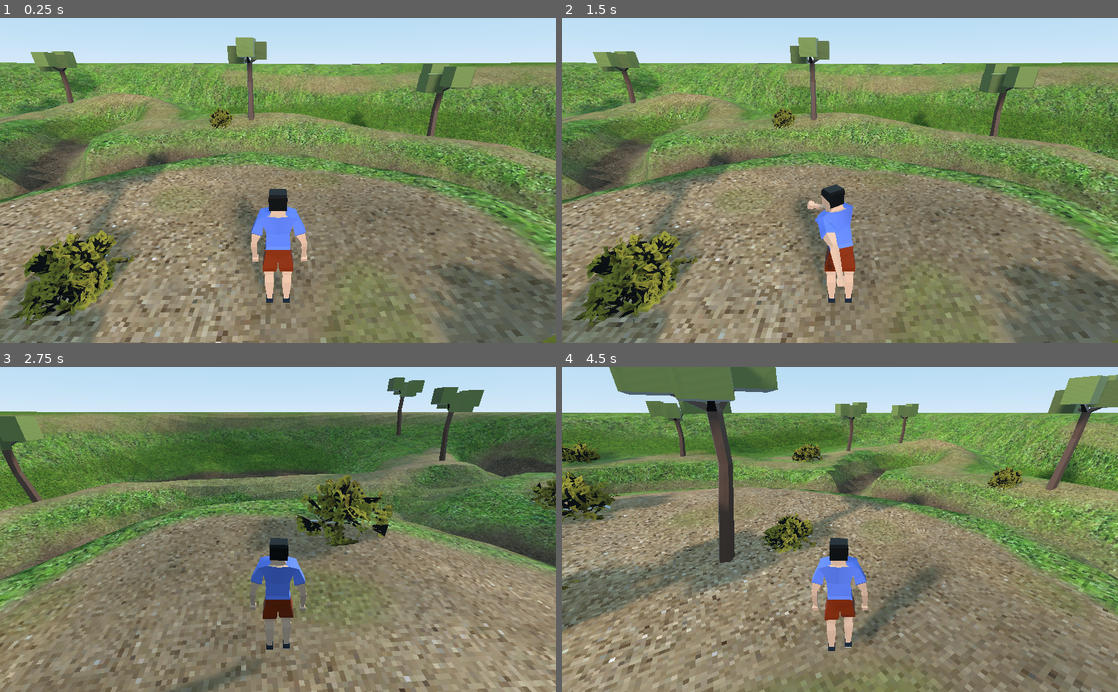
Above: before the commit, frames 1-4 (two rows, left to right).
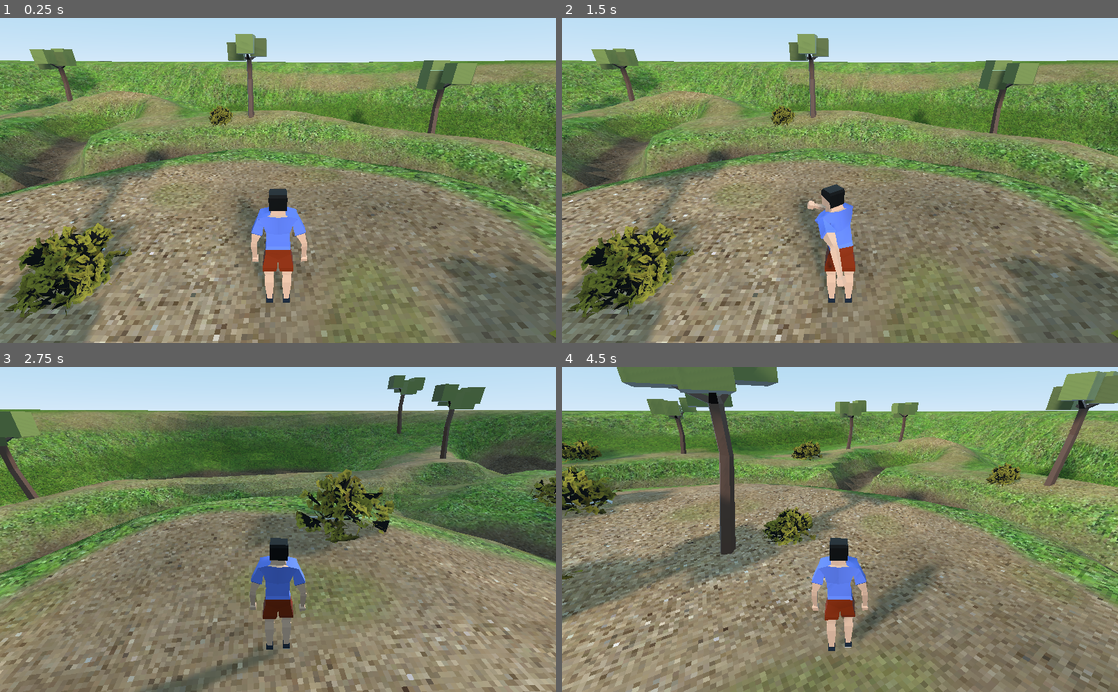
Above: after the commit, the same moments.

Repository: voron5/patch
Game: Godot game, scene res://Node.tscn
Two runs of this game, one before a commit and one after it. Both use one fixed random seed, a clock stepped at 60 frames per second and the inputs below.
Inputs:
- Up to frame 1 (0.25 s): no input
- Up to frame 2 (1.5 s): tap Enter (ui_accept) at 0.5, 0.77 s; hold D (ui_right) 0.53-1.28 s; hold S (ui_down) from 1.28 s (still down)
- Up to frame 3 (2.75 s): tap Enter (ui_accept) at 1.52 s; release S (ui_down) at 2.03 s; hold D (ui_right) from 2.03 s (still down)
- Up to frame 4 (4.5 s): release D (ui_right) at 2.78 s; hold W (ui_up) 2.78-3.53 s; tap Enter (ui_accept) at 3.02, 3.77 s; hold A (ui_left) from 3.53 s (still down)

The runs differ from the first frame. In frame 1, 33% of the frame differs, in the area x 0-100%, y 4-100%; in frame 2, 34%; in frame 3, 26%; in frame 4, 37%, in the area x 0-100%, y 0-100%.

Commit message:
physics fix

Diff:
--- a/hero.tres.gd
+++ b/hero.tres.gd
@@ -1,15 +1,15 @@
 extends KinematicBody
 
-const run_speed=4
+var run_speed=4
 const rot_speed=0.05
-const dir_speed=2.5
+var dir_speed=3
 
 var vel = Vector3()
 
 onready var anim=$AnimationPlayer
 var state='idle'
 
-const gr_speed=10
+const gr_speed=20
 
 func _physics_process(delta):
 	var need_state = ''
@@ -39,12 +39,11 @@
 	vel.x=dir.x
 	if !is_on_floor():
 		vel.y=-gr_speed
-	vel=move_and_slide(vel,Vector3.UP)
+	vel=move_and_slide(vel,Vector3.UP).normalized()
 	if anim.current_animation!='attack':
 		if !need_state:
 			need_state='idle'
 	set_state(need_state,need_anim)
-
 func set_state(s,a=''):
 	if !s||state==s:
 		return
--- a/hero.tscn
+++ b/hero.tscn
@@ -162,6 +162,7 @@
 height = 3.8323
 
 [node name="player" type="KinematicBody"]
+transform = Transform( 1, 0, 0, 0, 1, 0, 0, 0, 1, 0, 5.1782, 0 )
 script = ExtResource( 7 )
 
 [node name="Armature" type="Spatial" parent="."]
@@ -259,5 +260,5 @@
 anims/turn = ExtResource( 3 )
 
 [node name="CollisionShape" type="CollisionShape" parent="."]
-transform = Transform( 1, 0, 0, 0, -1.62921e-07, -1, 0, 1, -1.62921e-07, 0, -2.47617, -0.307316 )
+transform = Transform( 1, 0, 0, 0, -1.62921e-07, -1, 0, 1, -1.62921e-07, 0, -1.80384, -0.307316 )
 shape = SubResource( 3 )
